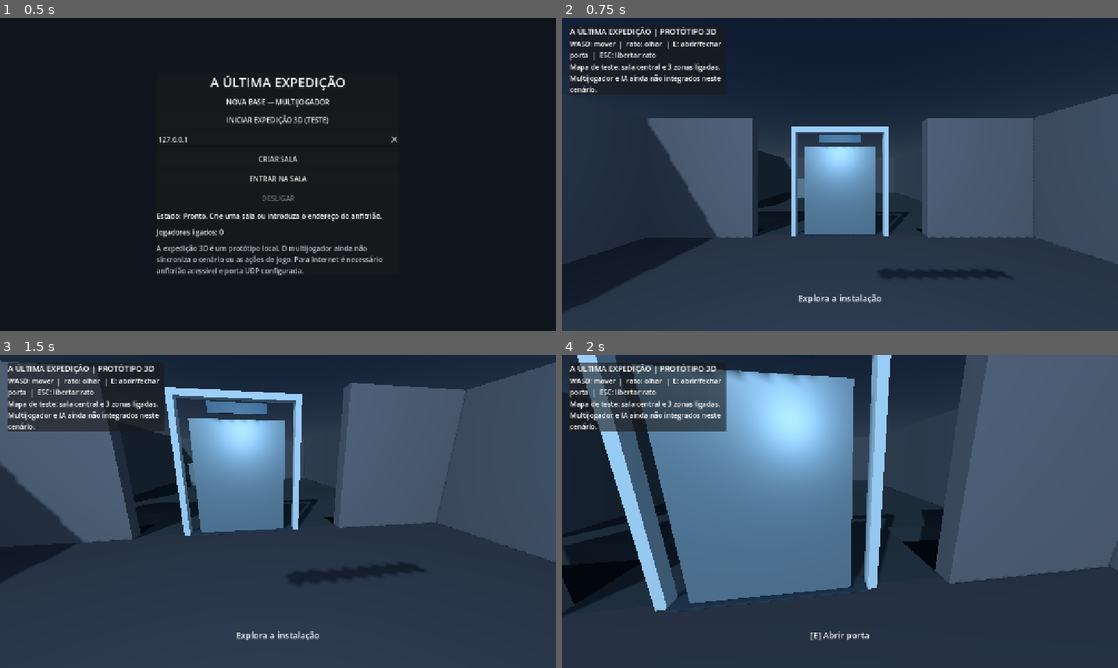
Above: before the commit, frames 1-4 (two rows, left to right).
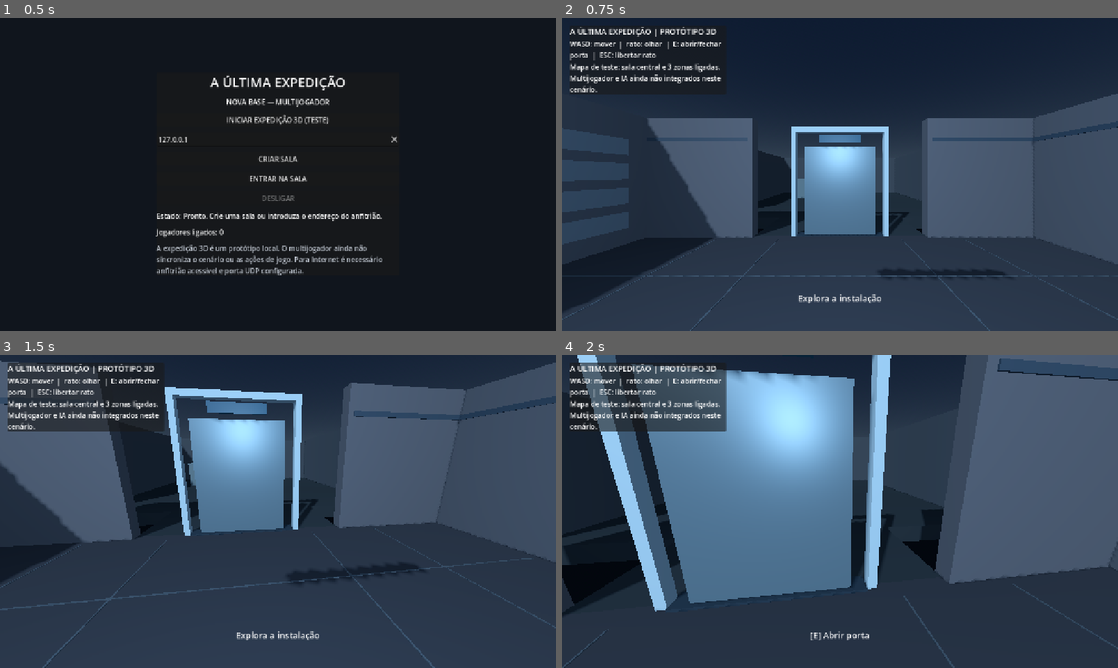
Above: after the commit, the same moments.

Repository: lufime/Valep-lis---Cidade-Viva-
Game: Godot game, scene res://scenes/main.tscn
Two runs of this game, one before a commit and one after it. Both use one fixed random seed, a clock stepped at 60 frames per second and the inputs below.
Inputs (mouse positions are in pixels of both pictures, inside the frame that each line leads up to):
- Up to frame 1 (0.5 s): no input
- Up to frame 2 (0.75 s): click "INICIAR EXPEDIÇÃO 3D (TESTE)" at 0.5 s
- Up to frame 3 (1.5 s): tap Enter at 1.25 s; move the mouse to (305, 511) at 1.27 s; hold W from 1.28 s (still down); tap E at 1.35 s; click (305, 511) at 1.42 s
- Up to frame 4 (2 s): keep holding W

Frame 1 is identical in both runs. In frame 2, 3.5% of the frame differs, in the area x 0-100%, y 32-100%; in frame 3, 1.4%; in frame 4, 1.1%.

Commit message:
Adicionar detalhes arquitetónicos ao piso e paredes

Diff:
--- a/expedicao/scripts/expedition_3d.gd
+++ b/expedicao/scripts/expedition_3d.gd
@@ -498,6 +498,25 @@
 	_add_detail_box("EastZoneSign", Vector3(4.72, 2.45, 0), Vector3(0.04, 0.18, 1.05), Color("#214c63"), 0.20)
 	_add_detail_box("SouthZoneSign", Vector3(0, 2.45, 4.72), Vector3(1.05, 0.18, 0.04), Color("#214c63"), 0.20)
 
+	# Acabamentos de instalação: juntas no piso, rodapés técnicos e painéis de parede.
+	var floor_joint := Color("#46535d")
+	var wall_panel := Color("#657581")
+	var wall_shadow := Color("#394957")
+	for x_pos in [-3.0, -1.5, 1.5, 3.0]:
+		_add_detail_box("FloorJointX_%s" % str(x_pos), Vector3(x_pos, 0.008, 0), Vector3(0.018, 0.008, 9.4), floor_joint)
+	for z_pos in [-3.0, -1.5, 1.5, 3.0]:
+		_add_detail_box("FloorJointZ_%s" % str(z_pos), Vector3(0, 0.009, z_pos), Vector3(9.4, 0.008, 0.018), floor_joint)
+	# Painéis pouco profundos na parede oeste; não alteram colisões nem largura dos corredores.
+	for y_pos in [0.55, 1.1, 1.65, 2.2]:
+		_add_detail_box("WestWallPanel_%s" % str(y_pos), Vector3(-4.81, y_pos, 0), Vector3(0.025, 0.36, 8.8), wall_panel)
+	# Faixas técnicas nas paredes laterais, afastadas das aberturas das portas.
+	_add_detail_box("EastUpperWallBand", Vector3(4.81, 2.45, -3.55), Vector3(0.025, 0.10, 2.5), wall_shadow)
+	_add_detail_box("EastLowerWallBand", Vector3(4.81, 2.45, 3.55), Vector3(0.025, 0.10, 2.5), wall_shadow)
+	_add_detail_box("NorthLeftWallBand", Vector3(-3.55, 2.45, -4.81), Vector3(2.5, 0.10, 0.025), wall_shadow)
+	_add_detail_box("NorthRightWallBand", Vector3(3.55, 2.45, -4.81), Vector3(2.5, 0.10, 0.025), wall_shadow)
+	_add_detail_box("SouthLeftWallBand", Vector3(-3.55, 2.45, 4.81), Vector3(2.5, 0.10, 0.025), wall_shadow)
+	_add_detail_box("SouthRightWallBand", Vector3(3.55, 2.45, 4.81), Vector3(2.5, 0.10, 0.025), wall_shadow)
+
 func _add_detail_box(label: String, pos: Vector3, size: Vector3, color: Color, emission: float = 0.0) -> void:
 	var detail := MeshInstance3D.new()
 	detail.name = label
